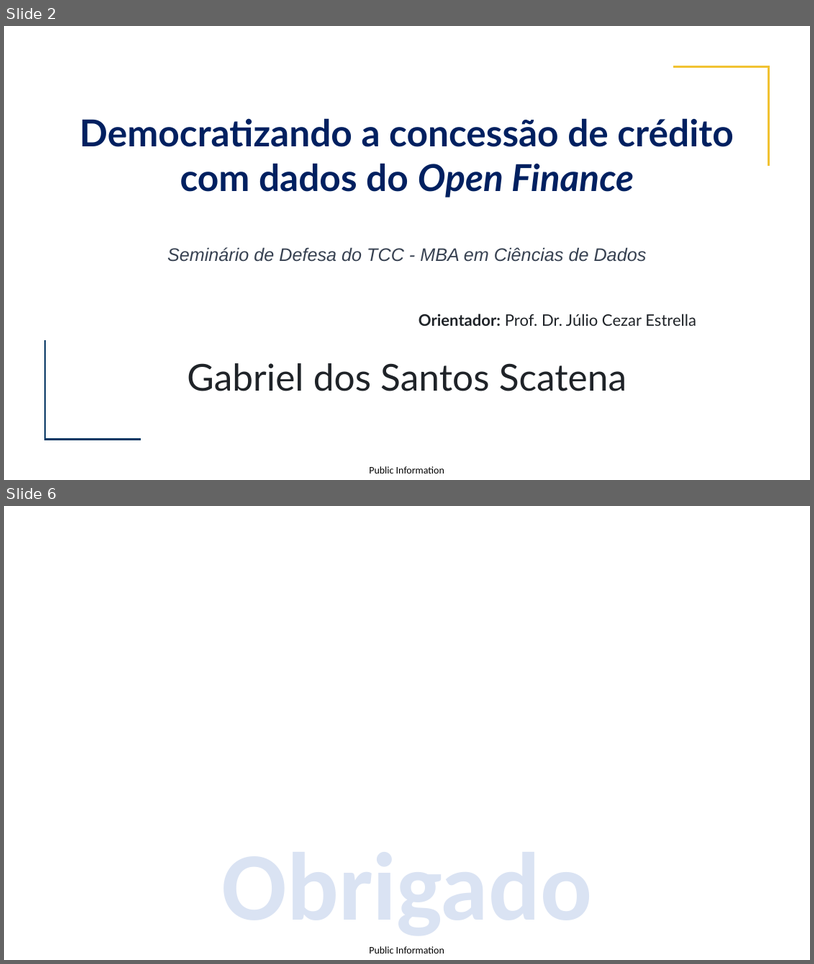
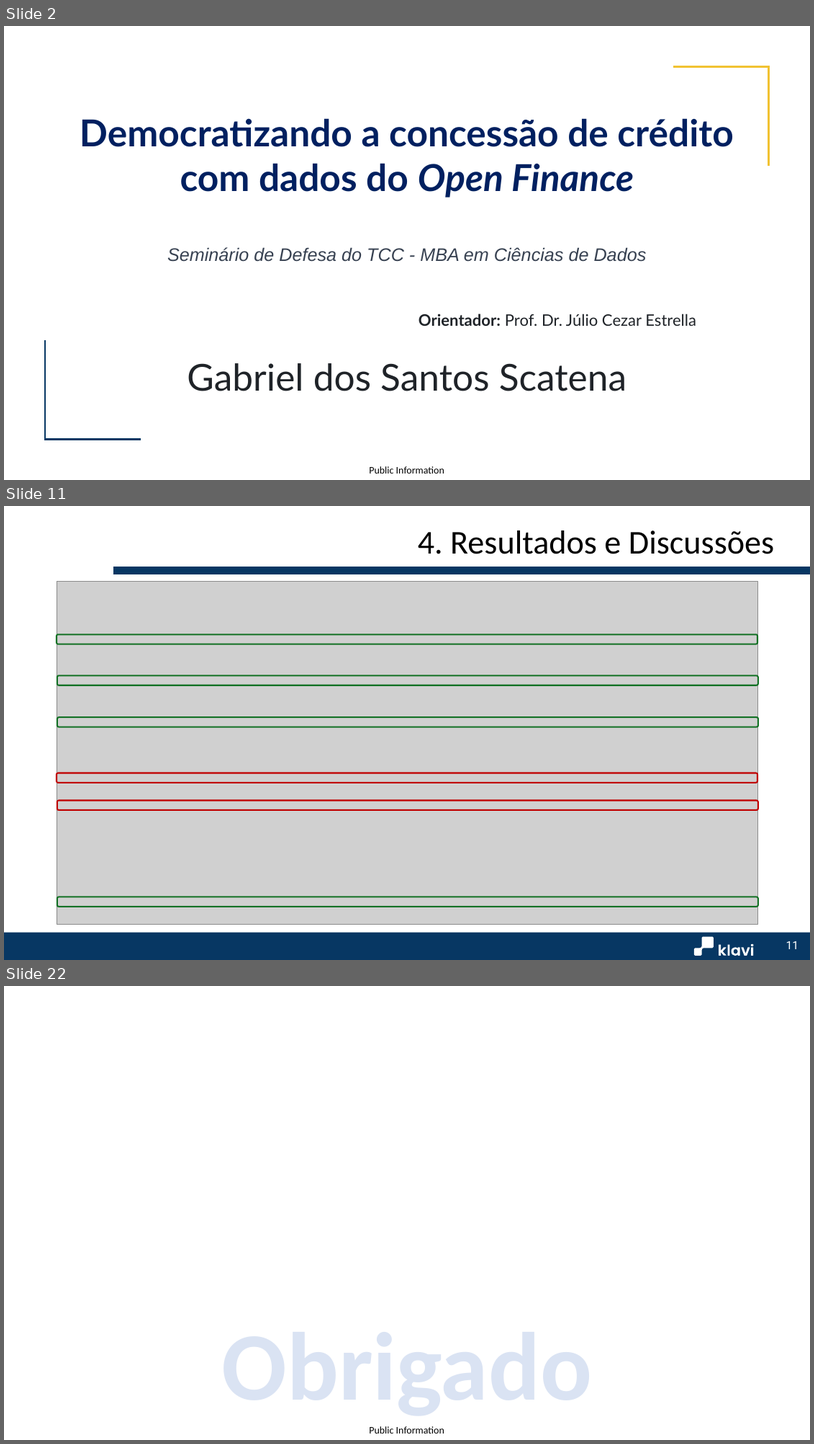
Before and after one commit to gabrielscatena/TCC_MBA_USP_2024, a slide deck: TemplateTCC_GabrielScatena.pptx. Shown one above the other, each under a label of ours: slides 2 and 6 before the commit, slides 2, 11 and 22 after it; the slides between them are not shown. The pictures are 814x964 and 814x1444 pixels, drawn with LibreOffice and Linux fonts; fonts in the diff are those of the drawing; grey boxes stand for pictures; background and template pictures are left out. Boxes give left, top, right and bottom in pixels: in the first picture for what was removed or moved away, otherwise in the second. Text is boxed around its words. In the diff, an @@ line names an element or a change of style, - is before the commit and + after.

```diff
--- a/TemplateTCC_GabrielScatena.pptx
+++ b/TemplateTCC_GabrielScatena.pptx
@@ slide 11 added at (4,506,810,960), background #FFFFFF @@
@@ title added at (418,530,774,554), 39.6 pt, text #000000 @@
+4. Resultados e Discussões
@@ rectangle added at (113,566,810,575), fill #073763, outline #FFFFFF 0.75 pt @@
@@ picture added at (57,582,759,924) @@
@@ rounded rectangle added at (57,634,759,644), outline #137125 1.75 pt @@
@@ rounded rectangle added at (57,675,759,685), outline #137125 1.75 pt @@
@@ rounded rectangle added at (57,717,759,727), outline #137125 1.75 pt @@
@@ rounded rectangle added at (57,773,759,782), outline #C00000 1.75 pt @@
@@ rounded rectangle added at (57,800,759,810), outline #C00000 1.75 pt @@
@@ rounded rectangle added at (57,897,759,906), outline #137125 1.75 pt @@
@@ rectangle added at (4,932,810,960), fill #073763 @@
@@ group added at (694,936,754,955): 6 freeform shapes, 1 ellipse @@
@@ page number added at (787,941,800,949), 13.3 pt, text #FFFFFF @@
+11
@@ what was slide 6 is now slide 22 @@
```
Also in this commit, not shown: 20 other slides added, 3 slides removed.
